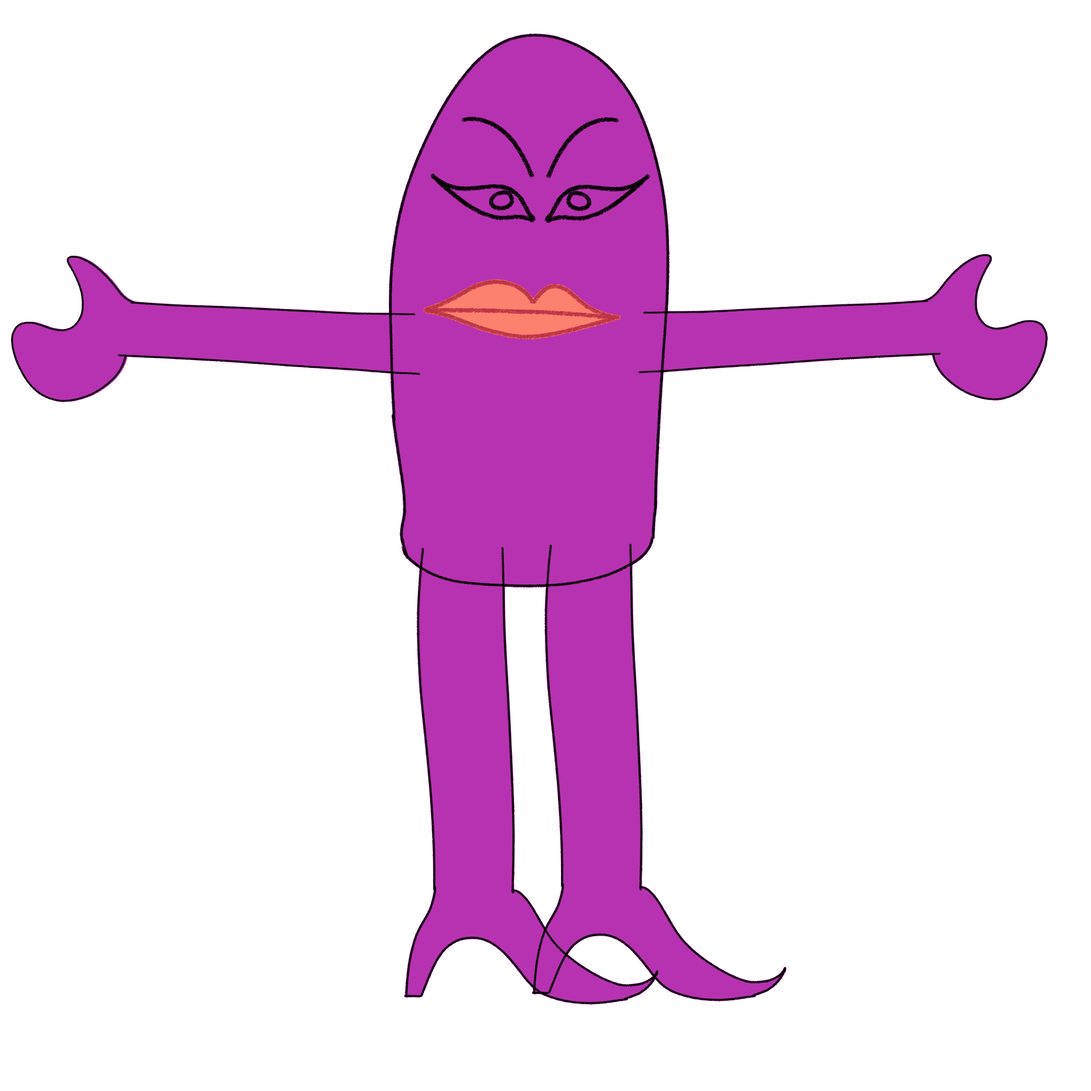
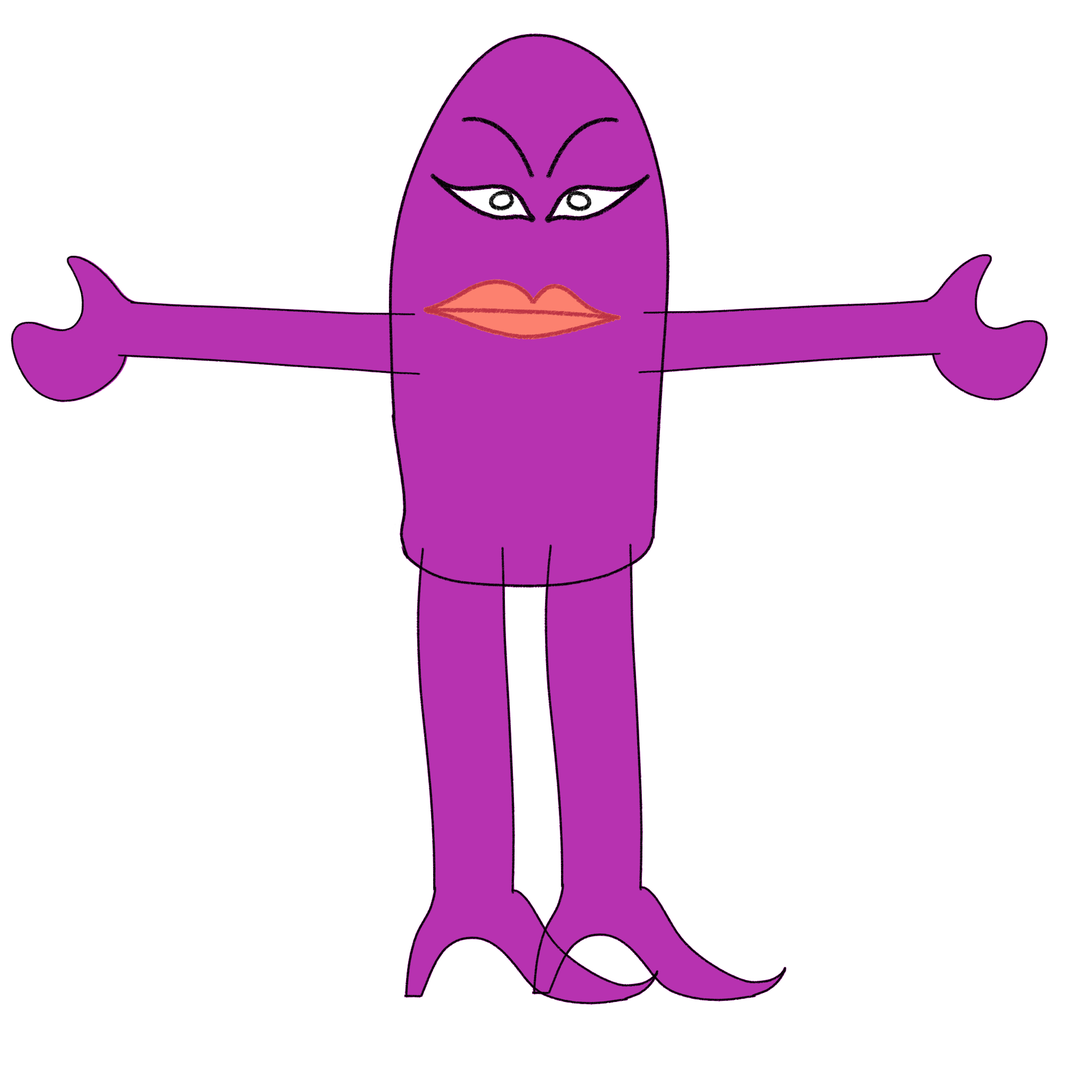
Before/after of a w=1091, h=1091 layered artwork. What changed in the layer stack:
added layer "Paint Layer 7" in group "olho" over [553, 188, 629, 217]
